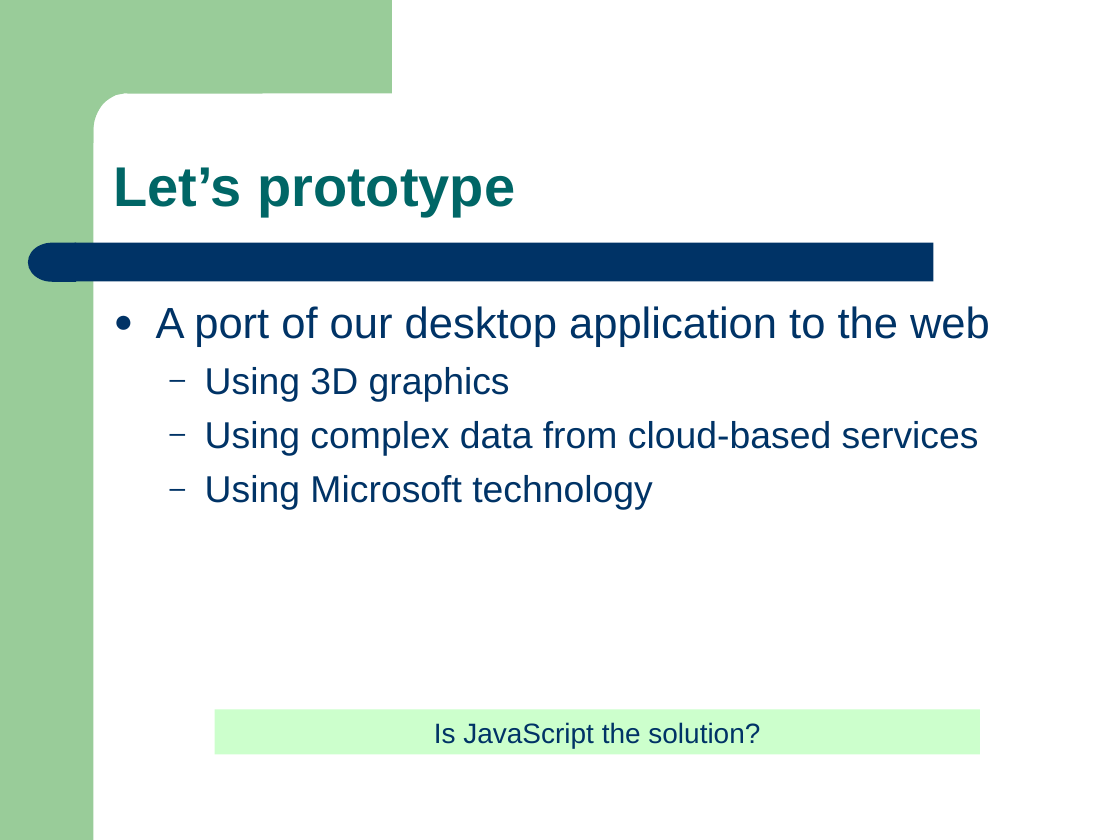
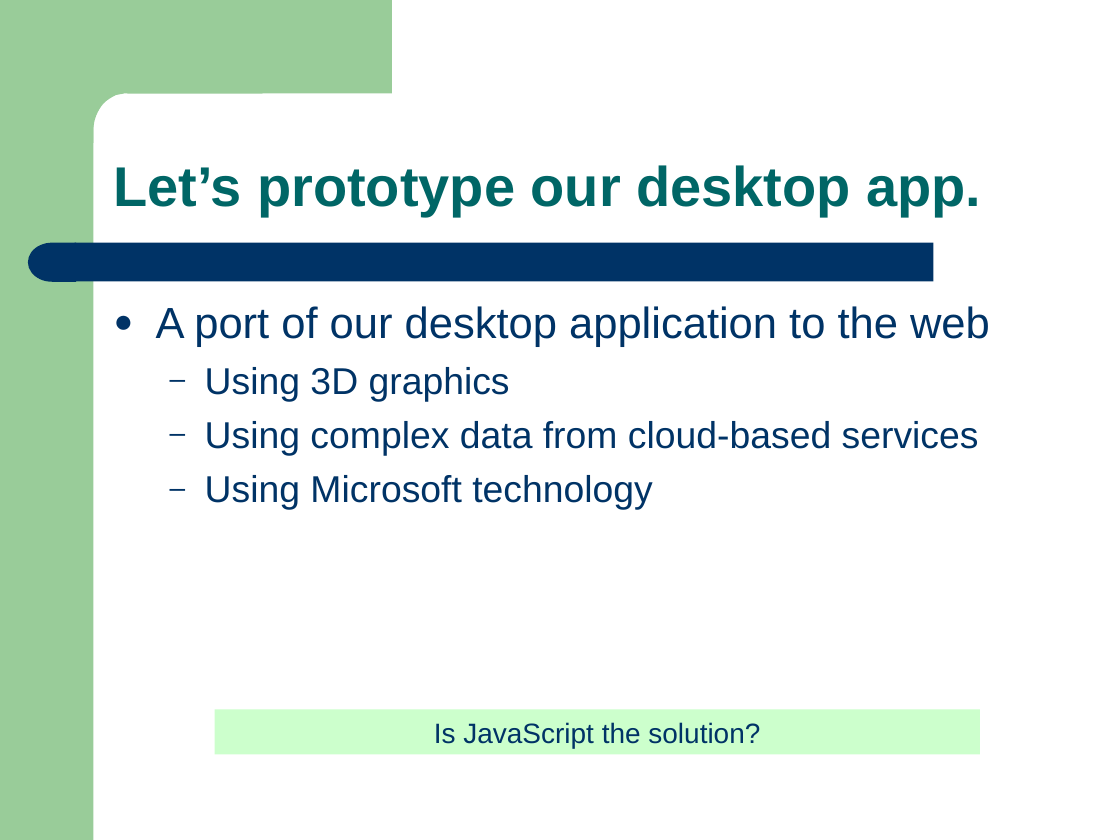
Before and after one commit to mrwizard82d1/yctiam, a slide deck: slide 4 of yctiam.ppt. Drawn at 1120x840 pixels with LibreOffice and Linux fonts; fonts in the diff are those of the drawing. Boxes give left, top, right and bottom in pixels: in the first picture for what was removed or moved away, otherwise in the second. Text is boxed around its words. In the diff, an @@ line names an element or a change of style, - is before the commit and + after.

```diff
--- a/yctiam.ppt
+++ b/yctiam.ppt
@@ text at bbox=[113, 165, 981, 216]: text changed @@
-Let’s prototype
+Let’s prototype our desktop app.
```
Also in this commit, not shown: 7 other slides changed, 4 slides added, 3 slides removed.
